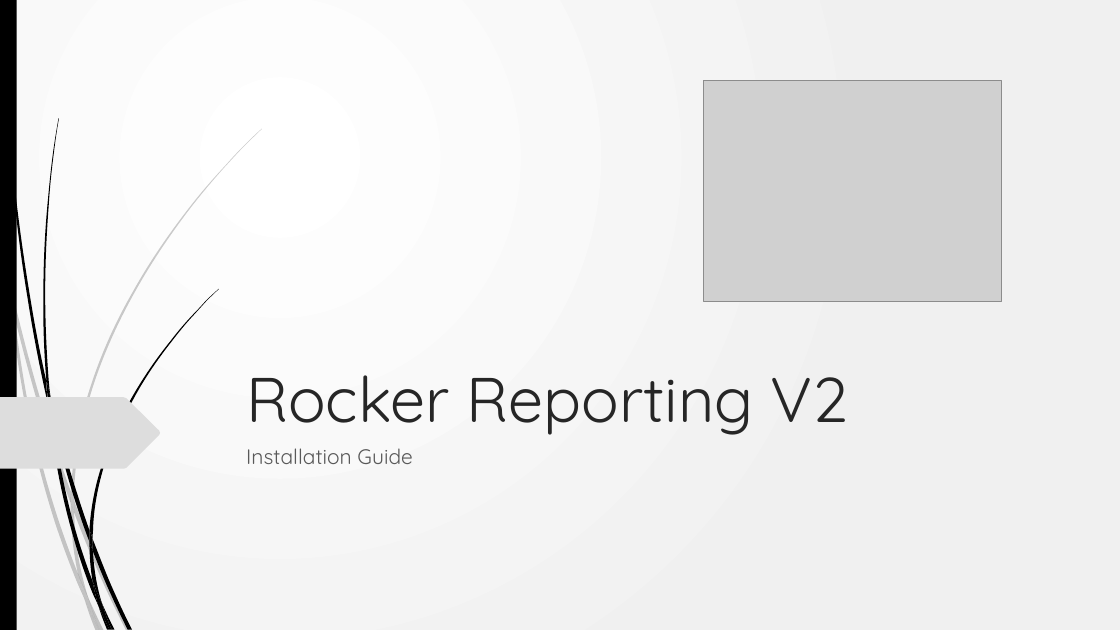
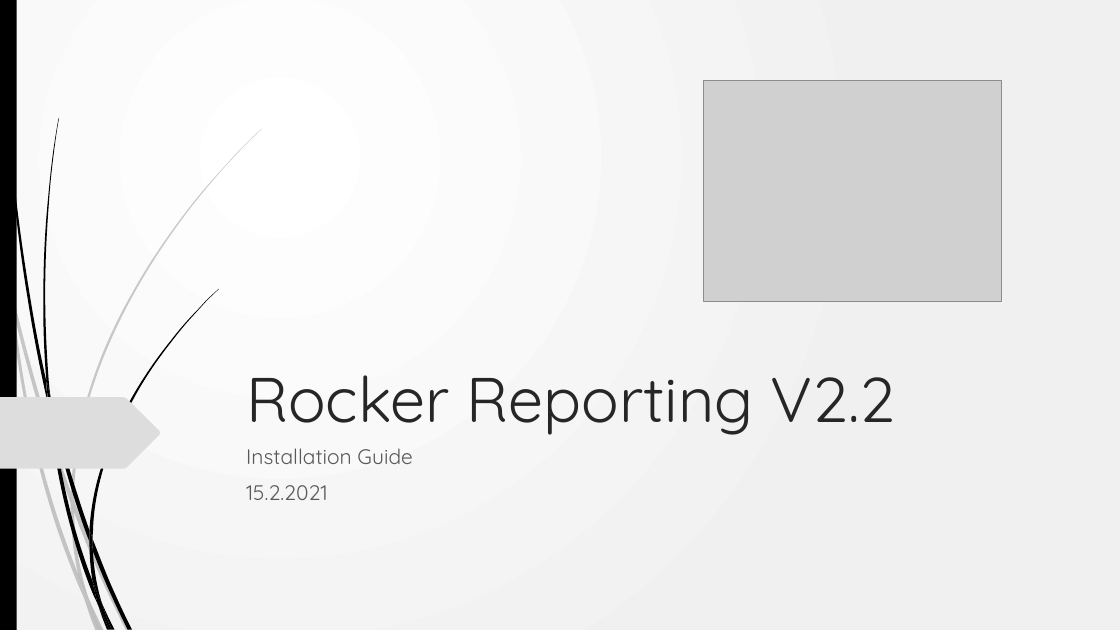
Before and after one commit to akarki58/rocker_app, a slide deck: slide 1 of rocker_app/static/description/Rocker_install.pptx. Drawn at 1120x630 pixels with LibreOffice and Linux fonts; fonts in the diff are those of the drawing; grey boxes stand for pictures. Boxes give left, top, right and bottom in pixels: in the first picture for what was removed or moved away, otherwise in the second. Text is boxed around its words. In the diff, an @@ line names an element or a change of style, - is before the commit and + after.

```diff
--- a/rocker_app/static/description/Rocker_install.pptx
+++ b/rocker_app/static/description/Rocker_install.pptx
@@ title at bbox=[246, 375, 896, 435]: text changed @@
-Rocker Reporting V2
+Rocker Reporting V2.2
@@ subtitle at bbox=[246, 485, 327, 500]: paragraph added @@
+15.2.2021
```
Also in this commit, not shown: 4 other slides changed, 1 slide added, 1 slide removed, 1 other file.
